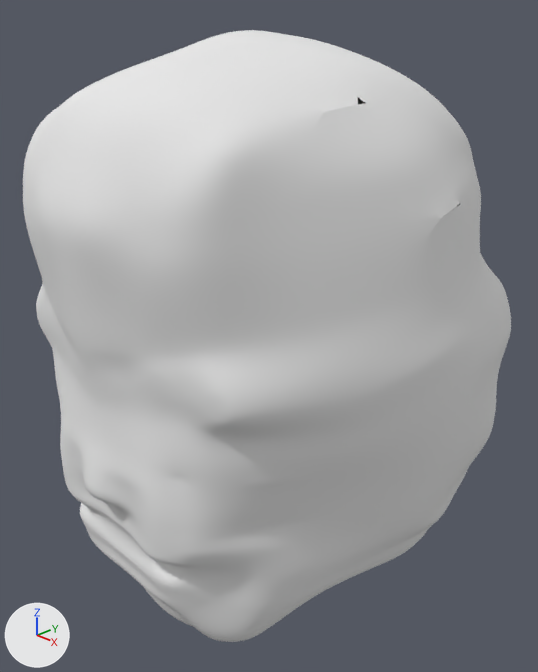
The Blender file model.blend as it was, and as the next commit left it.
Before and after are seen from a camera (50 mm lens) standing at (5.14, -4.19, 3.97) and looking at (0.03, 0.76, 1.05). The lights are fixed; the arrows at lower left show +X, +Y and +Z.
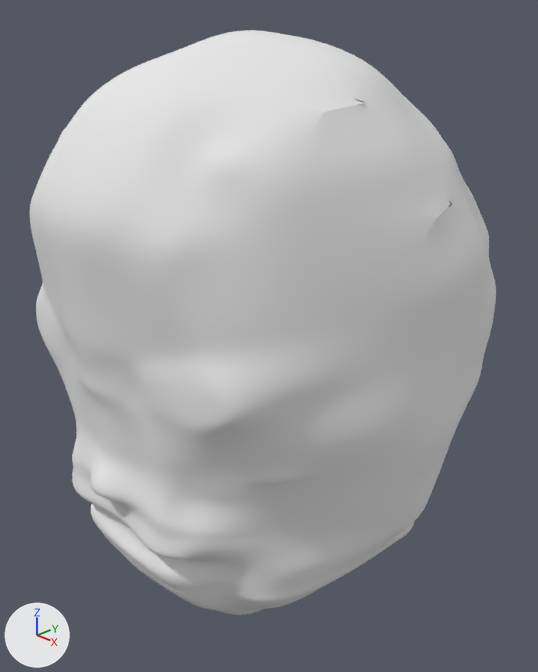
Boxes (x1, y1, x2, y2) around the edits, measured in the pictures (538 x 672 px; the box of a moved part takes in the faces that stretch with it):
'Cube', reshaped
    before: (23, 30, 511, 642)
    after: (30, 30, 496, 615)
part 1 of me_cube, moved or reshaped
    before: (37, 37, 511, 642)
    after: (37, 37, 496, 615)
part 2 of me_cube, moved or reshaped
    before: (23, 61, 323, 327)
    after: (30, 61, 322, 326)

What the commit changed:
me_cube is used by ob_cube; location (0.0, 0.0, 0.0).
me_cube had 493 vertices, 452 faces, 2 loose edges and spanned x 0.0..2.18, y -1.6..2.97, z -1.85..3.99.
me_cube now has 493 vertices, 452 faces, 2 loose edges and spans x 0.0..2.11, y -1.6..2.87, z -1.85..3.99.
me_cube part 1: 374 of 493 vertices moved; they spanned x 0.0..2.18, y -1.51..2.97, z -1.76..3.8 and now span x 0.0..2.1, y -1.42..2.87, z -1.71..3.78; mean shift (-0.05, 0.01, 0.05); largest move (1.96, 1.99, 0.3) -> (1.63, 1.71, 0.42).
Part 2, on me_cube:
Vertex 25 of me_cube moves from (0.0, -1.07, 3.41) to (0.0, -1.03, 3.37).
Vertex 68 of me_cube moves from (0.34, -1.04, 3.42) to (0.33, -0.97, 3.35).
Vertex 70 of me_cube moves from (0.7, -1.23, 2.9) to (0.7, -1.22, 2.9).
Vertex 71 of me_cube moves from (0.7, -0.98, 3.39) to (0.67, -0.9, 3.3).
Vertex 73 of me_cube moves from (1.03, -1.25, 2.38) to (1.01, -1.23, 2.38).
Vertex 74 of me_cube moves from (1.02, -1.19, 2.93) to (0.92, -0.98, 2.85).
Vertex 75 of me_cube moves from (0.94, -0.96, 3.28) to (0.85, -0.8, 3.1).
Vertex 76 of me_cube moves from (1.3, -1.08, 2.42) to (1.19, -0.96, 2.41).
Vertex 77 of me_cube moves from (1.3, -1.03, 2.98) to (1.1, -0.8, 2.88).
Vertex 78 of me_cube moves from (1.28, -0.86, 3.24) to (1.18, -0.79, 3.15).
Vertex 99 of me_cube moves from (1.32, -0.64, 3.32) to (1.2, -0.57, 3.19).
Vertex 101 of me_cube moves from (1.0, -0.66, 3.42) to (0.93, -0.59, 3.28).
Vertex 103 of me_cube moves from (0.73, -0.7, 3.53) to (0.71, -0.67, 3.46).
Vertex 489 of me_cube moves from (1.3, -1.06, 2.66) to (1.17, -0.92, 2.63).
Vertex 490 of me_cube moves from (1.02, -1.23, 2.62) to (1.01, -1.2, 2.62).
